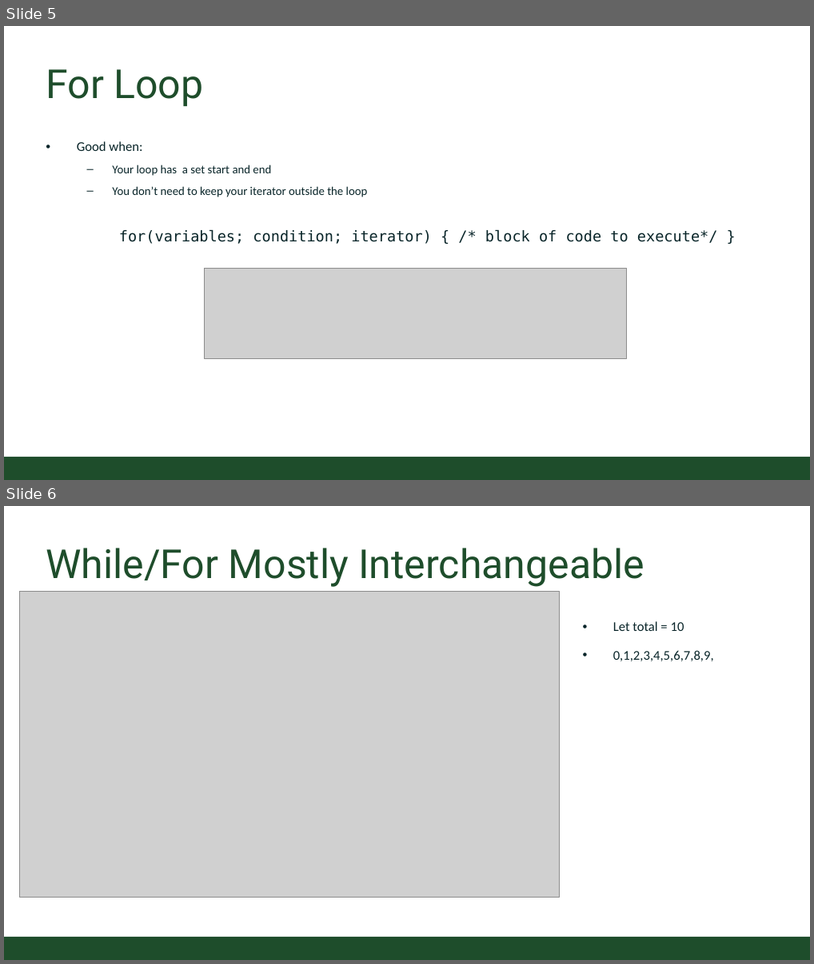
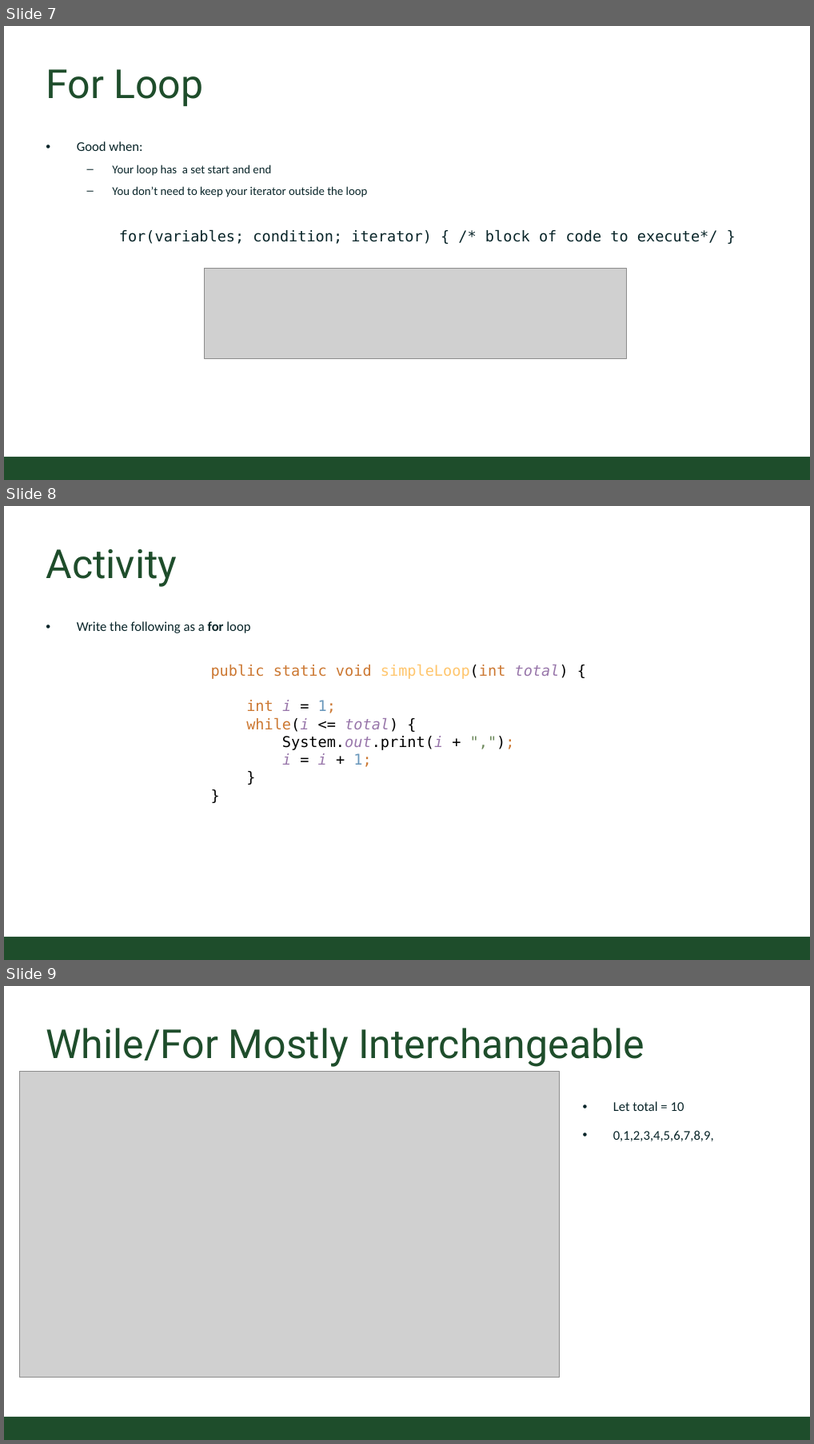
Before and after one commit to CSU-CompSci-CS163-4/Handouts, a slide deck: slides/On-Campus/03_02_Loops.pptx. Shown one above the other, each under a label of ours: slides 5 and 6 before the commit, slides 7, 8 and 9 after it. The pictures are 814x964 and 814x1444 pixels, drawn with LibreOffice and Linux fonts; fonts in the diff are those of the drawing; grey boxes stand for pictures; background and template pictures are left out. Boxes give left, top, right and bottom in pixels: in the first picture for what was removed or moved away, otherwise in the second. Text is boxed around its words. In the diff, an @@ line names an element or a change of style, - is before the commit and + after.

```diff
--- a/slides/On-Campus/03_02_Loops.pptx
+++ b/slides/On-Campus/03_02_Loops.pptx
@@ slide 8 added at bbox=[4, 506, 810, 960], background #FFFFFF; not listed: 1 template element that a slide beside it also shows @@
@@ title added at bbox=[46, 549, 177, 587], 54 pt, text #1E4D2B @@
+Activity
@@ text added at bbox=[77, 621, 250, 633], 18 pt, text #092529 @@
+• Write the following as a for loop
@@ text added at bbox=[211, 664, 569, 767], 20 pt, text #CC7832 @@
+public static void simpleLoop(int total) {
+int i = 1;
+while(i <= total) {
+System.out.print(i + ",");
+i = i + 1;
+}
+}
@@ what was slide 5 is now slide 7 @@
@@ what was slide 6 is now slide 9 @@
```
Also in this commit, not shown: 2 other slides added, 1 other file.
